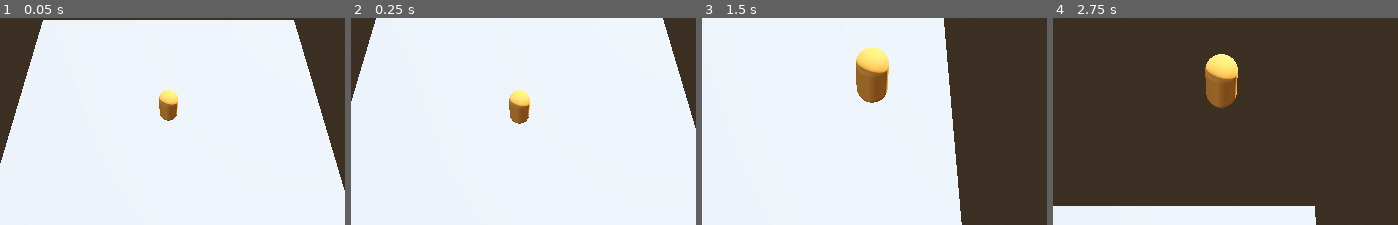
Above: before the commit, frames 1-4 (left to right).
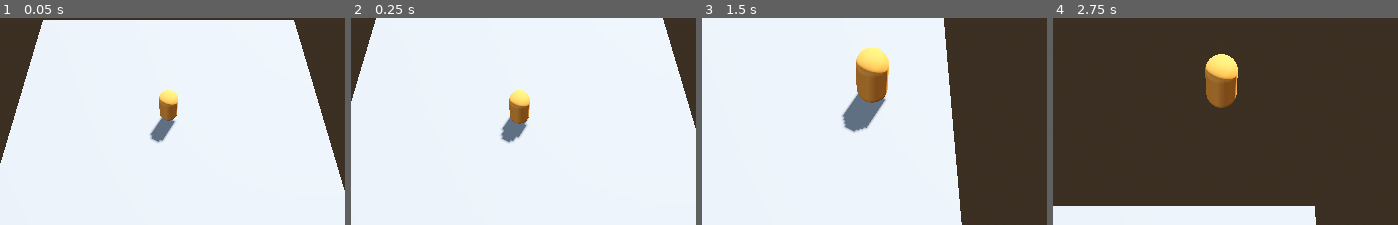
Above: after the commit, the same moments.

Repository: CFL-Helios/murphys-kitchen
Game: Godot game, scene res://levels/player_test.tscn
The game is run twice, just before and just after one commit, with the same random seed, the same clock (stepped at 60 frames per second) and the same inputs. The project has no main scene, so this scene is started directly.
Inputs (mouse positions are % of the whole screen's width and height, from its top left):
- Up to frame 1 (0.05 s): no input
- Up to frame 2 (0.25 s): no input
- Up to frame 3 (1.5 s): tap Enter (ui_accept) at 0.5, 0.77 s; move the mouse to (83, 40) at 0.52 s; hold Right (move_right) 0.53-1.28 s; tap Shift (sprint) at 0.6 s; click (83, 40) at 0.67 s; move the mouse to (52, 46) at 1.27 s; hold W (move_up) from 1.28 s (still down); tap F at 1.35 s
- Up to frame 4 (2.75 s): keep holding W (move_up); tap Enter (ui_accept) at 1.52 s; move the mouse to (61, 44) at 2.02 s; hold Q from 2.03 s (still down)
The pictures show only the part of the screen within x 33-83%, y 22-72%; the shares and areas given below are measured in that part.

The runs differ from the first frame. In frame 1, 0.5% of the frame differs, in the area x 43-52%, y 47-61%; in frame 2, 0.6%; in frame 3, 1.3%, in the area x 40-54%, y 36-56%; in frame 4, nothing differs.

Commit message:
player faces moving direction, start working on pickup

Diff:
--- /dev/null
+++ b/entities/pickup/pickup.tscn
@@ -0,0 +1,29 @@
+[gd_scene load_steps=4 format=3 uid="uid://dg30bh718u76n"]
+
+[sub_resource type="SphereShape3D" id="SphereShape3D_dgci1"]
+
+[sub_resource type="CylinderShape3D" id="CylinderShape3D_w2yne"]
+height = 0.05
+radius = 0.2
+
+[sub_resource type="CylinderMesh" id="CylinderMesh_w7cft"]
+top_radius = 0.2
+bottom_radius = 0.15
+height = 0.05
+
+[node name="Pickup" type="Node3D"]
+
+[node name="Trigger" type="Area3D" parent="."]
+
+[node name="CollisionShape3D" type="CollisionShape3D" parent="Trigger"]
+shape = SubResource("SphereShape3D_dgci1")
+
+[node name="Plate" type="RigidBody3D" parent="."]
+
+[node name="CollisionShape3D" type="CollisionShape3D" parent="Plate"]
+shape = SubResource("CylinderShape3D_w2yne")
+
+[node name="MeshInstance3D" type="MeshInstance3D" parent="Plate"]
+mesh = SubResource("CylinderMesh_w7cft")
+
+[node name="Food" type="Node3D" parent="."]
--- a/characters/player/player.tscn
+++ b/entities/player/player.tscn
@@ -4,7 +4,7 @@
 [ext_resource type="Script" uid="uid://deojcsesipf5s" path="res://addons/phantom_camera/scripts/phantom_camera_host/phantom_camera_host.gd" id="2_ixbpm"]
 [ext_resource type="Script" uid="uid://boqx3bec1vi1v" path="res://addons/phantom_camera/scripts/phantom_camera/phantom_camera_3d.gd" id="3_c6leb"]
 [ext_resource type="Script" uid="uid://bs4k2wlai0k7m" path="res://addons/phantom_camera/scripts/resources/tween_resource.gd" id="4_dirf7"]
-[ext_resource type="Resource" uid="uid://1vug1e8bkd7o" path="res://characters/player/player_cam.tres" id="5_idpv6"]
+[ext_resource type="Resource" uid="uid://1vug1e8bkd7o" path="res://entities/player/player_cam.tres" id="5_idpv6"]
 
 [sub_resource type="StandardMaterial3D" id="StandardMaterial3D_ct82r"]
 albedo_color = Color(0.91806, 0.575202, 0.222449, 1)
@@ -26,6 +26,8 @@
 [node name="Player" type="Node3D"]
 
 [node name="PlayerCharacter" type="CharacterBody3D" parent="."]
+axis_lock_angular_x = true
+axis_lock_angular_z = true
 script = ExtResource("1_0gxgv")
 input_left = "move_left"
 input_right = "move_right"
@@ -36,7 +38,7 @@
 [node name="Mesh" type="MeshInstance3D" parent="PlayerCharacter"]
 transform = Transform3D(1, 0, 0, 0, 1, 0, 0, 0, 1, 0, 0.9, 0)
 material_override = SubResource("StandardMaterial3D_ct82r")
-cast_shadow = 0
+gi_mode = 2
 mesh = SubResource("CapsuleMesh_wk2hj")
 
 [node name="Collider" type="CollisionShape3D" parent="PlayerCharacter"]
--- a/levels/player_test.tscn
+++ b/levels/player_test.tscn
@@ -1,6 +1,6 @@
 [gd_scene load_steps=5 format=3 uid="uid://bbqa0cjoaphvd"]
 
-[ext_resource type="PackedScene" uid="uid://ca33na7xn7nu2" path="res://characters/player/player.tscn" id="1_0ccno"]
+[ext_resource type="PackedScene" uid="uid://ca33na7xn7nu2" path="res://entities/player/player.tscn" id="1_0ccno"]
 
 [sub_resource type="ProceduralSkyMaterial" id="ProceduralSkyMaterial_cqog6"]
 sky_horizon_color = Color(0.64625, 0.65575, 0.67075, 1)
--- a/scripts/topdown_controller.gd
+++ b/scripts/topdown_controller.gd
@@ -70,10 +70,12 @@
 	# Apply desired movement to velocity
 	if can_move:
 		var input_dir := Input.get_vector(input_left, input_right, input_forward, input_back)
-		var move_dir := (transform.basis * Vector3(input_dir.x, 0, input_dir.y))
+		var move_dir := Vector3(input_dir.x, 0, input_dir.y)
 		if move_dir:
 			velocity.x = move_dir.x * move_speed
 			velocity.z = move_dir.z * move_speed
+			var look_at_target = Vector3(global_position.x + velocity.x, global_position.y, global_position.z + velocity.z)
+			look_at(look_at_target, Vector3.UP, false)
 		else:
 			velocity.x = move_toward(velocity.x, 0, move_speed)
 			velocity.z = move_toward(velocity.z, 0, move_speed)
Renamed: characters/player/player_cam.tres -> entities/player/player_cam.tres
